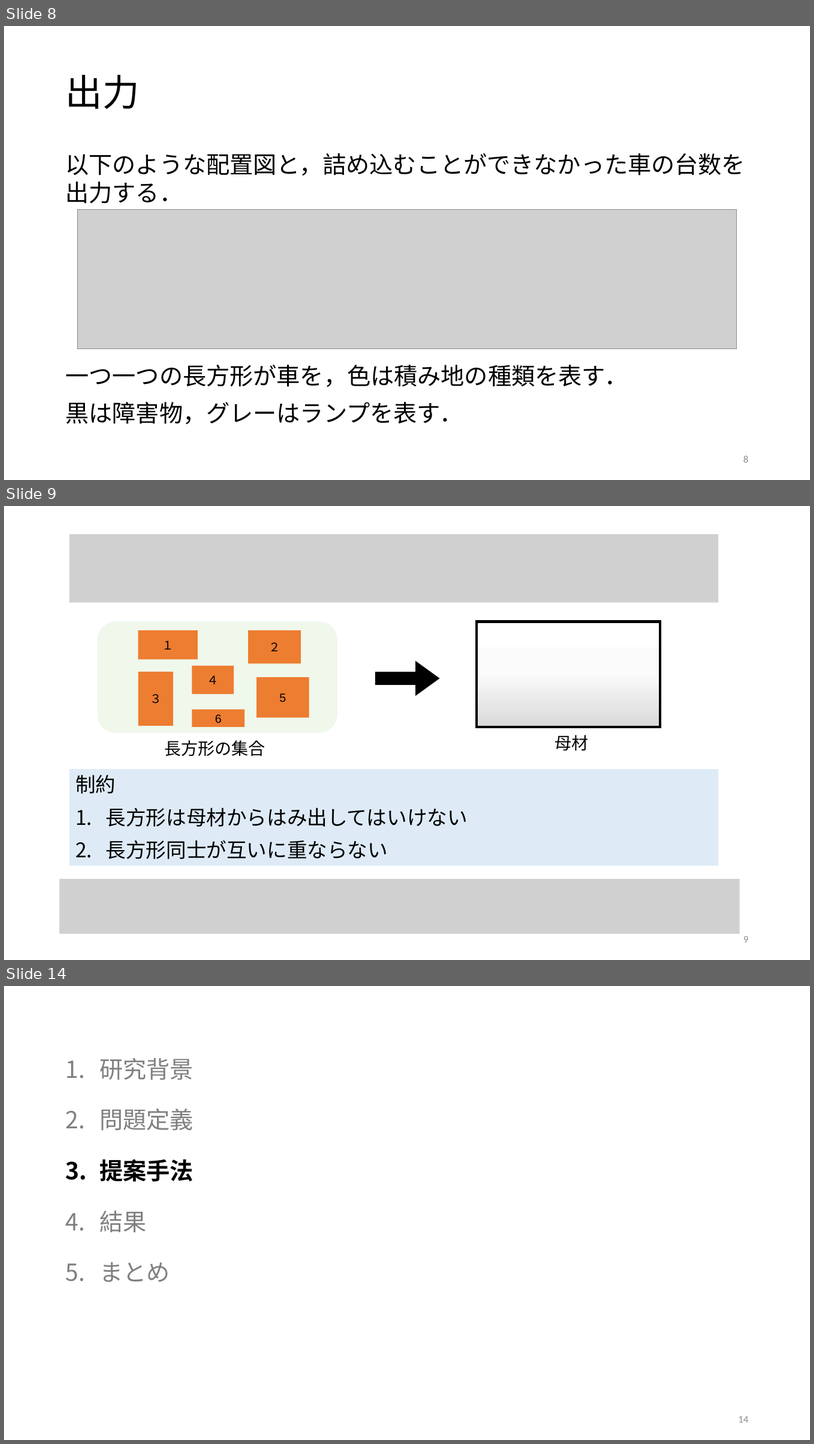
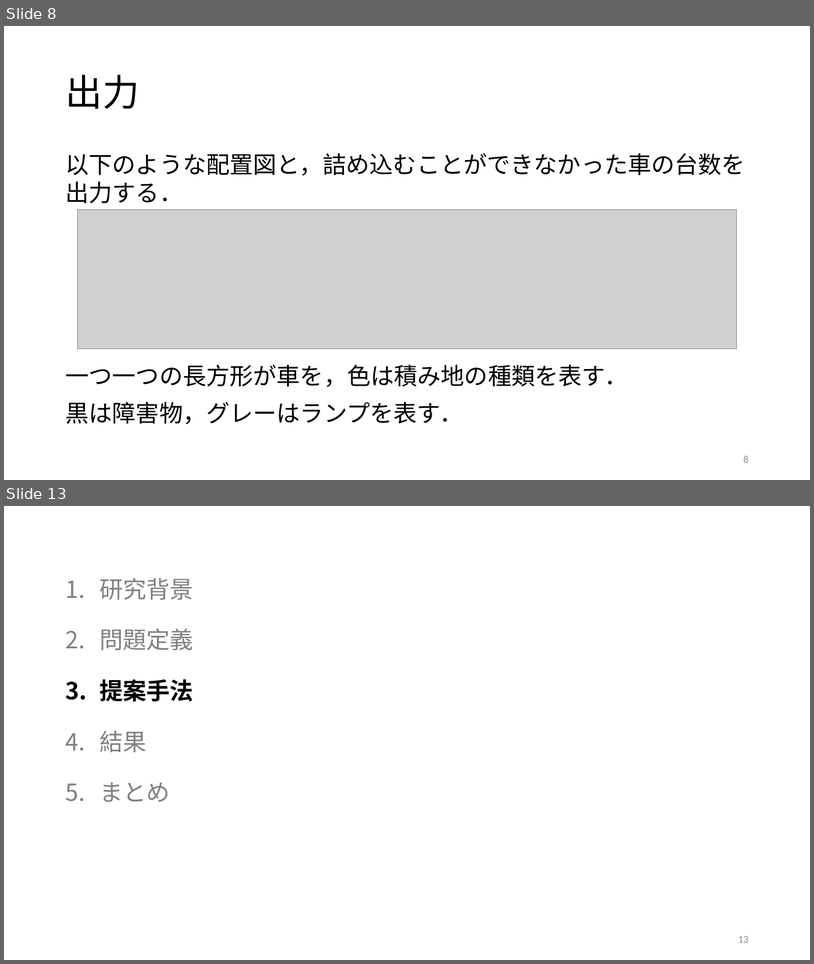
Before and after one commit to r-kurosu/kline, a slide deck: 卒論発表用スライド.pptx. Shown one above the other, each under a label of ours: slides 8, 9 and 14 before the commit, slides 8 and 13 after it; the slides between them are not shown. The pictures are 814x1444 and 814x964 pixels, drawn with LibreOffice and Linux fonts; fonts in the diff are those of the drawing; grey boxes stand for pictures. Boxes give left, top, right and bottom in pixels: in the first picture for what was removed or moved away, otherwise in the second. Text is boxed around its words. In the diff, an @@ line names an element or a change of style, - is before the commit and + after.

Commit message:
今度こそ完成？
少しhide slideで隠している

```diff
--- a/卒論発表用スライド.pptx
+++ b/卒論発表用スライド.pptx
@@ slide 9 removed at box(4, 506, 810, 960), background #FFFFFF @@
@@ picture removed at box(69, 534, 719, 602) @@
@@ rounded rectangle removed at box(98, 622, 338, 733) @@
@@ rectangle removed at box(138, 631, 198, 660) @@
-１
@@ rectangle removed at box(248, 631, 301, 664) @@
-２
@@ rectangle removed at box(477, 622, 660, 727) @@
@@ rectangle removed at box(192, 666, 234, 694) @@
-４
@@ right arrow removed at box(377, 663, 438, 694) @@
@@ rectangle removed at box(138, 672, 173, 726) @@
-３
@@ rectangle removed at box(257, 677, 309, 718) @@
-5
@@ rectangle removed at box(192, 709, 245, 727) @@
-6
@@ text removed at box(555, 735, 589, 751) @@
-母材
@@ text removed at box(164, 740, 265, 756) @@
-長方形の集合
@@ rectangle removed at box(69, 769, 719, 866) @@
-制約
-1. 長方形は母材からはみ出してはいけない
-2. 長方形同士が互いに重ならない
@@ picture removed at box(60, 879, 740, 934) @@
@@ page number removed at box(744, 936, 749, 942) @@
-9
@@ what was slide 14 is now slide 13 @@
@@ page number at box(738, 936, 749, 942): text changed @@
-14
+13
```
Also in this commit, not shown: 8 slides changed, 1 other file.
